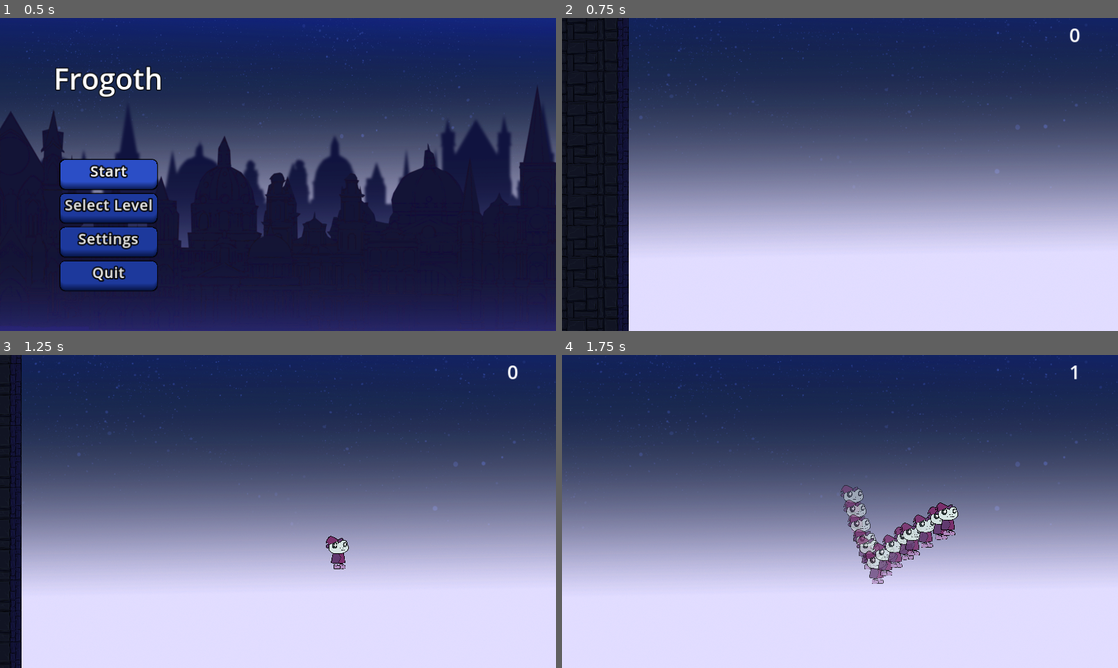
Above: before the commit, frames 1-4 (two rows, left to right).
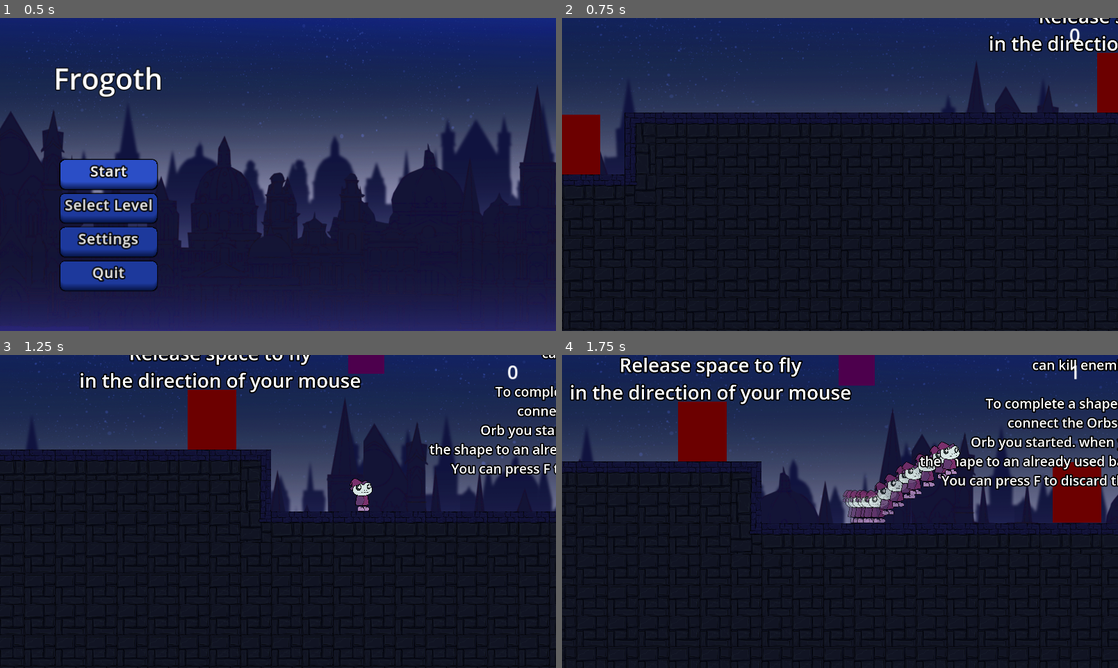
Above: after the commit, the same moments.

Repository: DerBrotDoktor/Frogoth
Game: Godot game, scene res://scenes/main/main.tscn
The game is run twice, just before and just after one commit, with the same random seed, the same clock (stepped at 60 frames per second) and the same inputs.
Inputs:
- Up to frame 1 (0.5 s): no input
- Up to frame 2 (0.75 s): click "Start" at 0.5 s
- Up to frame 3 (1.25 s): no input
- Up to frame 4 (1.75 s): hold D (right) from 1.28 s (still down); tap Shift (dash) at 1.35 s; tap Space (jump) at 1.52 s; tap F (discrad_shape) at 1.55 s

Frame 1 is identical in both runs. In frame 2, 70% of the frame differs, in the area x 0-100%, y 0-100%; in frame 3, 72%; in frame 4, 72%.

Commit message:
Cleaned up code

Diff:
--- a/scenes/enemies/bullet.gd
+++ b/scenes/enemies/bullet.gd
@@ -8,8 +8,6 @@
 		velocity = direction * speed
 	move_and_slide()
 
-
 func _on_trigger_area_body_entered(body):
 	if not body.is_in_group("player") and not body.is_in_group("bullet"):
 		queue_free()
-	pass
--- a/scenes/enemies/enemy_single_shot.gd
+++ b/scenes/enemies/enemy_single_shot.gd
@@ -2,8 +2,8 @@
 
 @export var bullet_speed = 200
 @export var bullet_prefab :PackedScene
+
 var target
-
 var is_player_in_range = false
 
 func trigger_area_entererd(area):
--- a/scenes/kill_shape/kill_shape.gd
+++ b/scenes/kill_shape/kill_shape.gd
@@ -1,17 +1,15 @@
 extends Node2D
 
-var points = []
+var point_objects = []
 var point_positions = []
 
 func add_point(point):
-	points.append(point)
+	point_objects.append(point)
 	point_positions.append(point.position)
 	$Outline.points = point_positions
 
 func finish_shape(new_points):
-	$Outline.points = []
-	point_positions = []
-	points = []
+	clear_points()
 	for point in new_points:
 		add_point(point)
 	$Outline.closed = true
@@ -19,9 +17,14 @@
 	$KillArea/KillAreaCollision.polygon = point_positions
 	$DeleteTimer.start()
 
+func clear_points():
+	$Outline.points = []
+	point_positions = []
+	point_objects = []
+
 func delete_shape():
-	for point in points:
-		if point.has_method("delete_point"):
+	for point in point_objects:
+		if point and point.has_method("delete_point"):
 			point.delete_point()
 	queue_free()
 
--- a/scenes/level/level_tutorial_1.tscn
+++ b/scenes/level/level_tutorial_1.tscn
@@ -25,7 +25,7 @@
 player_spawn_point = NodePath("PlayerSpwanPoint")
 
 [node name="PlayerSpwanPoint" parent="." instance=ExtResource("3_lyrsc")]
-position = Vector2(916, -5338)
+position = Vector2(5483, -91)
 
 [node name="JumpPoint" parent="." instance=ExtResource("3_emvqd")]
 position = Vector2(491, -235)
--- a/scenes/main/bash_point_controller.gd
+++ b/scenes/main/bash_point_controller.gd
@@ -10,7 +10,6 @@
 func  _process(delta):
 	if Input.is_action_just_pressed("discrad_shape"):
 		clear_shape()
-	pass
 
 func check_point(point):
 	if current_points.size() >= 3:
@@ -23,18 +22,14 @@
 		if current_points.size() == 0 or current_shape == null:
 			new_shape()
 		add_point(point)
-	pass
 
 func add_point(point):
 	current_points.append(point)
 	current_shape.add_point(point)
-	#point.is_in_shape = true
-	pass
 
 func new_shape():
 	current_shape = shape_prefab.instantiate()
 	add_child(current_shape)
-	pass
 
 func create_shape(p):
 	var points = []
@@ -46,23 +41,21 @@
 		elif point and point.has_method("delete_point"):
 				point.delete_point()
 	current_shape.finish_shape(points)
+	clear_current()
+
+func clear_current():
 	current_shape = null
 	current_points = []
-	pass
 
 func clear_shape():
 	if current_shape:
 		current_shape.delete_shape()
-		current_shape = null
-		current_points = []
-	pass
+		clear_current()
 
 func _on_player_player_died():
 	if current_shape:
 		current_shape.queue_free()
-		current_points.clear()
-		current_shape = null
-	pass
+		clear_current()
 
 func _on_player_entered_orb(orb_position):
 	check_point(orb_position)
--- a/scenes/player/player.gd
+++ b/scenes/player/player.gd
@@ -9,7 +9,6 @@
 @export_range(0,200) var acceleration = 20.0 ##Acceleration
 @export_range(0,200) var deceleration = 0.2 ##Deceleration
 @export var max_jump_time =  0.15 ##Maximum time the player can hold the jump button to influence the jump height
-@export var double_jump_velocity = -300.0 ##Initial velocity for second jump
 @export var dash_speed = 400 ##Speed for the dash
 @export_range(0,200) var dash_acceleration = 20.0 ##Acceleration for the dash
 @export_range(0,200) var dash_deceleration = 20.0 ##Deceleration for the dash
@@ -31,7 +30,7 @@
 #endregion
 
 func _ready():
-	current_health = max_health
+	reset()
 	disable()
 
 func _physics_process(delta):
@@ -49,7 +48,6 @@
 func add_gravity(delta):
 	if not is_on_floor() and can_move and velocity.y < max_y_velocity:
 		velocity.y += gravity * delta
-		print(velocity.y)
 
 func handle_movement(delta):
 	if not $DashTimer.is_stopped():
@@ -82,8 +80,8 @@
 	pass
 
 func enable():
+	$Animation.visible = true
 	$Camera.enabled = true
-	$Animation.visible = true
 	await get_tree().create_timer(0.1).timeout
 	is_disabled = false
 
@@ -97,7 +95,8 @@
 	velocity = Vector2.ZERO
 
 func try_jump():
-	if Input.is_action_just_pressed("dash") and $DashTimer.is_stopped() and $DashCooldown.is_stopped() and can_move:
+	var can_dash = $DashTimer.is_stopped() and $DashCooldown.is_stopped() and can_move
+	if Input.is_action_just_pressed("dash") and can_dash:
 		dash()
 	if Input.is_action_just_pressed("jump"):
 		$JumpBufferTimer.start()
@@ -110,49 +109,46 @@
 			can_tripple_jump = false
 			can_jump = true
 			can_double_jump = true
-			velocity.y = jump_velocity
-			jump_time = 0.0
-			try_place_orb()
+			start_jump()
 		elif can_double_jump:
 			can_jump = true
 			can_double_jump = false
-			velocity.y = jump_velocity
-			jump_time = 0.0
-			try_place_orb()
+			start_jump()
 		else:
 			can_jump = false
-			jump_time = 0.0
-			velocity.y = double_jump_velocity
-			try_place_orb()
+			start_jump()
 	if Input.is_action_pressed("jump") and jump_time < max_jump_time:
 		velocity.y = jump_velocity
 		jump_time += delta
 
+func start_jump():
+	velocity.y = jump_velocity
+	jump_time = 0.0
+	try_place_orb()
+
 func check_coyote(was_on_floor):
-	if was_on_floor and not is_on_floor() and $CoyoteTimer.is_stopped():
+	if was_on_floor and (not is_on_floor()) and $CoyoteTimer.is_stopped():
 		$CoyoteTimer.start()
 	elif is_on_floor():
-		can_jump = true
-		can_double_jump = true
-		can_tripple_jump = true
+		reset_jump()
 
 func _on_coyote_timer_timeout():
 	can_jump = true
 	can_double_jump = true
 	can_tripple_jump = false
 
-var last_mouse_position
+func reset_jump():
+	can_jump = true
+	can_double_jump = true
+	can_tripple_jump = true
 
 func _on_trigger_area_area_entered(area):
 	if area.is_in_group("jump_point"):
+		reset_jump()
 		area.use_point()
-		can_jump = true
-		can_double_jump = true
-		can_tripple_jump = true
 		current_orb = area
 	elif area.is_in_group("temporary_orb"):
 		current_orb = area
-	print(current_orb)
 
 func _on_trigger_area_area_exited(area):
 	if area.is_in_group("jump_point"):
--- a/scenes/player/player.tscn
+++ b/scenes/player/player.tscn
@@ -75,7 +75,6 @@
 script = ExtResource("1_il0n1")
 normal_speed = 600.0
 jump_velocity = -1000.0
-double_jump_velocity = -1000.0
 dash_speed = 3000
 dash_acceleration = 80.0
 dash_deceleration = 3.0
